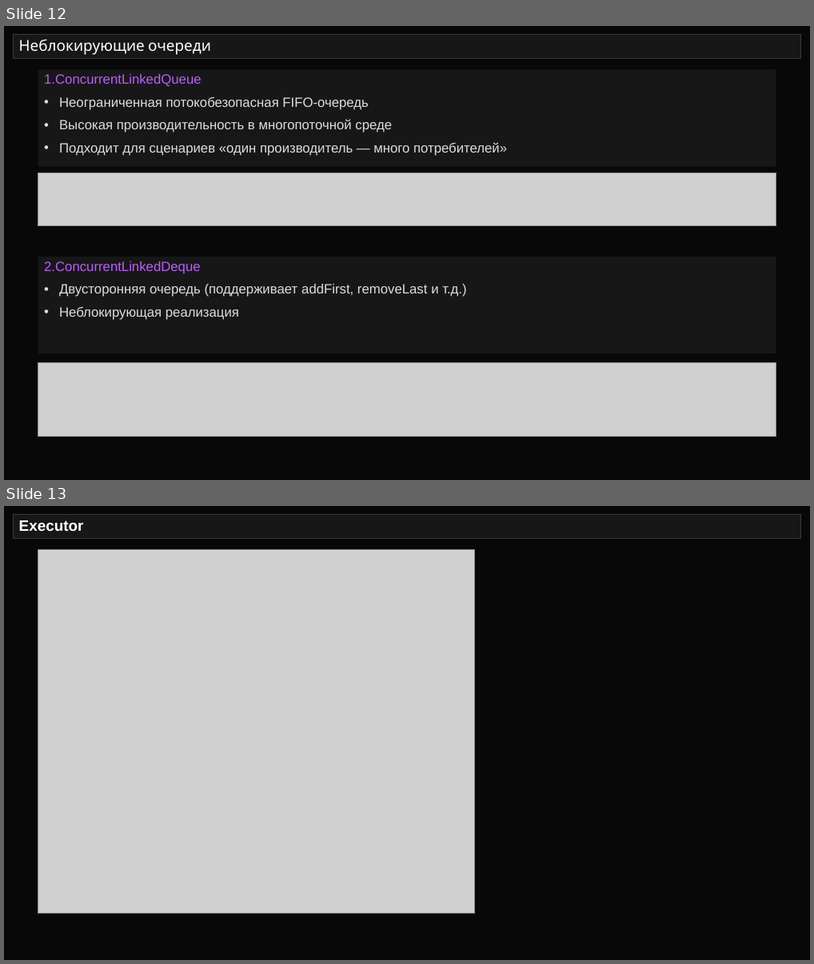
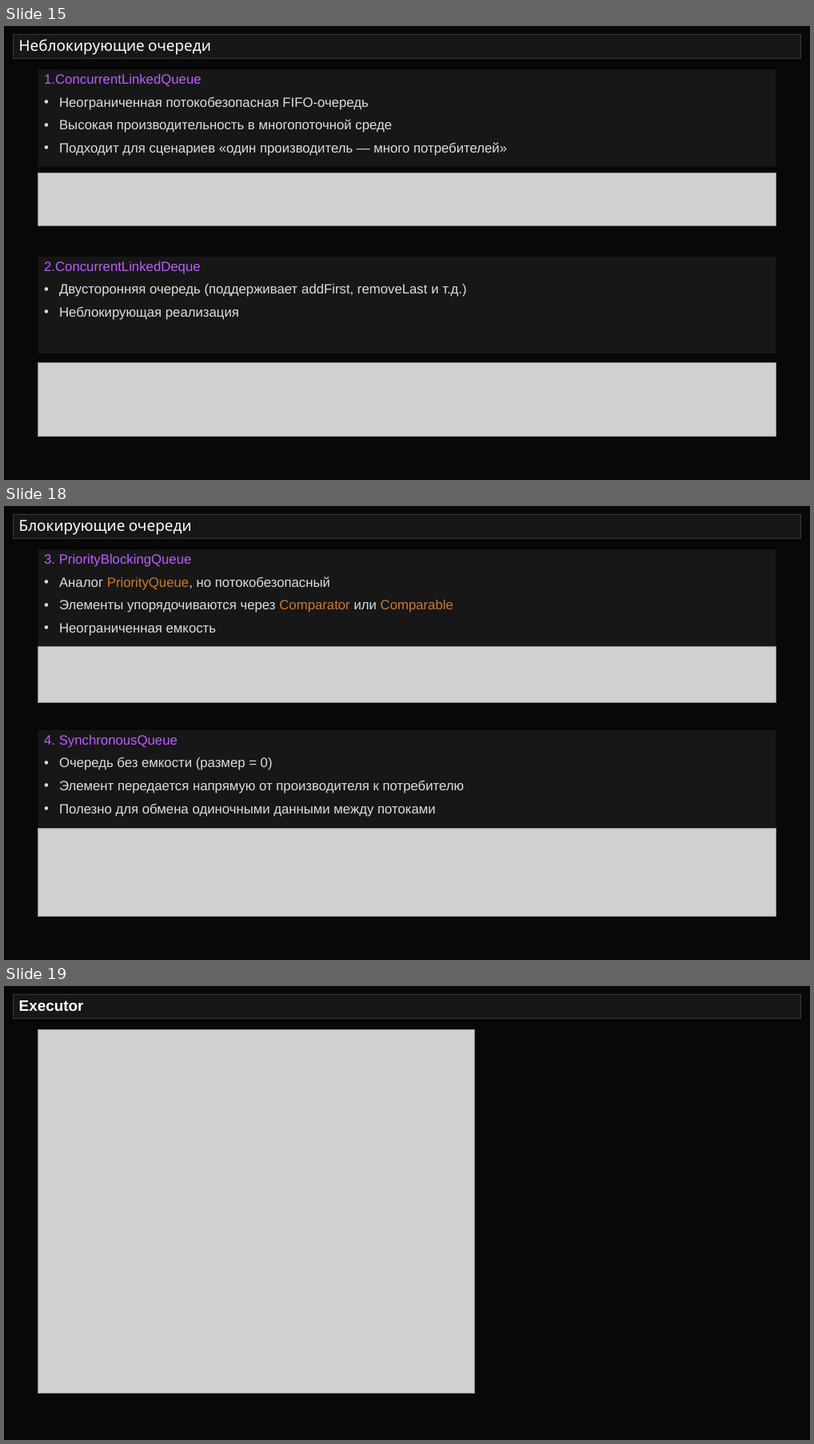
Before and after one commit to semusv/SIB_Concurrent, a slide deck: Concurrent_v1.pptx. Shown one above the other, each under a label of ours: slides 12 and 13 before the commit, slides 15, 18 and 19 after it; the slides between them are not shown. The pictures are 814x964 and 814x1444 pixels, drawn with LibreOffice and Linux fonts; fonts in the diff are those of the drawing; grey boxes stand for pictures. Boxes give left, top, right and bottom in pixels: in the first picture for what was removed or moved away, otherwise in the second. Text is boxed around its words. In the diff, an @@ line names an element or a change of style, - is before the commit and + after.

Commit message:
очереди

```diff
--- a/Concurrent_v1.pptx
+++ b/Concurrent_v1.pptx
@@ slide 18 added at [4,506,810,960], background #080808 @@
@@ title added at [13,515,802,539], fill #171717, outline #373737 0.75 pt, 18 pt, text #FFFFFF @@
+Блокирующие очереди
@@ rectangle added at [38,549,776,647], fill #171717, 16 pt, text #DDDDDD @@
+3. PriorityBlockingQueue
+• Аналог PriorityQueue, но потокобезопасный
+• Элементы упорядочиваются через Comparator или Comparable
+• Неограниченная емкость
@@ picture added at [38,646,776,702] @@
@@ rectangle added at [38,730,776,828], fill #171717, 16 pt, text #DDDDDD @@
+4. SynchronousQueue
+• Очередь без емкости (размер = 0)
+• Элемент передается напрямую от производителя к потребителю
+• Полезно для обмена одиночными данными между потоками
@@ picture added at [38,828,776,916] @@
@@ what was slide 12 is now slide 15 @@
@@ what was slide 13 is now slide 19 @@
```
Also in this commit, not shown: 1 slide changed, 5 other slides added, 8 other files.
